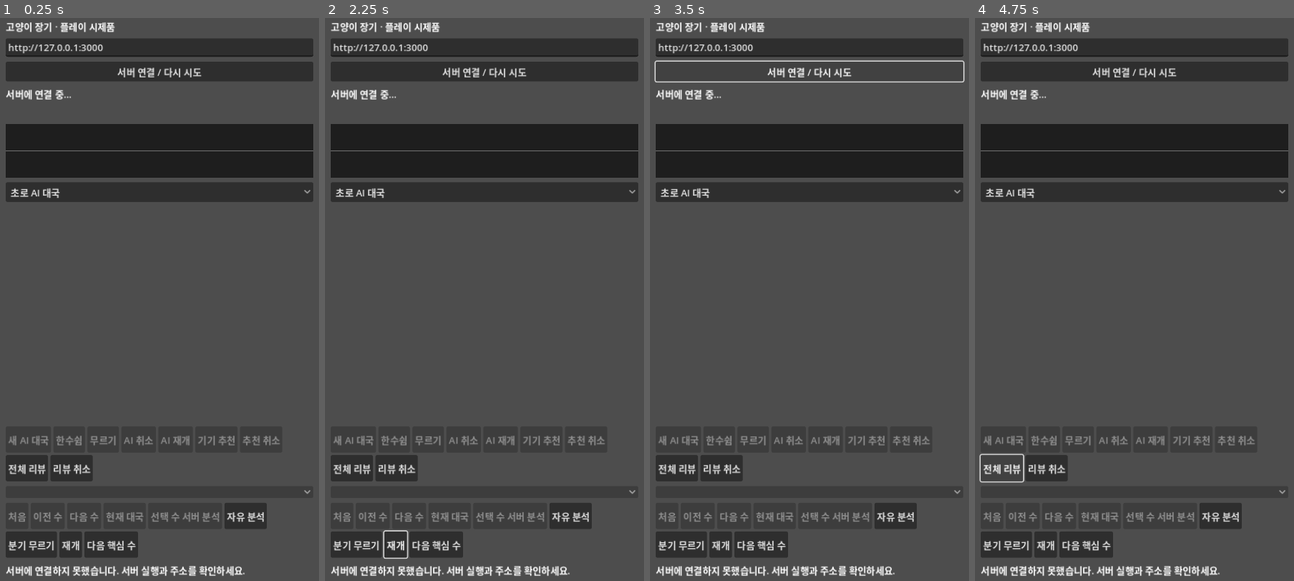
Above: before the commit, frames 1-4 (left to right).
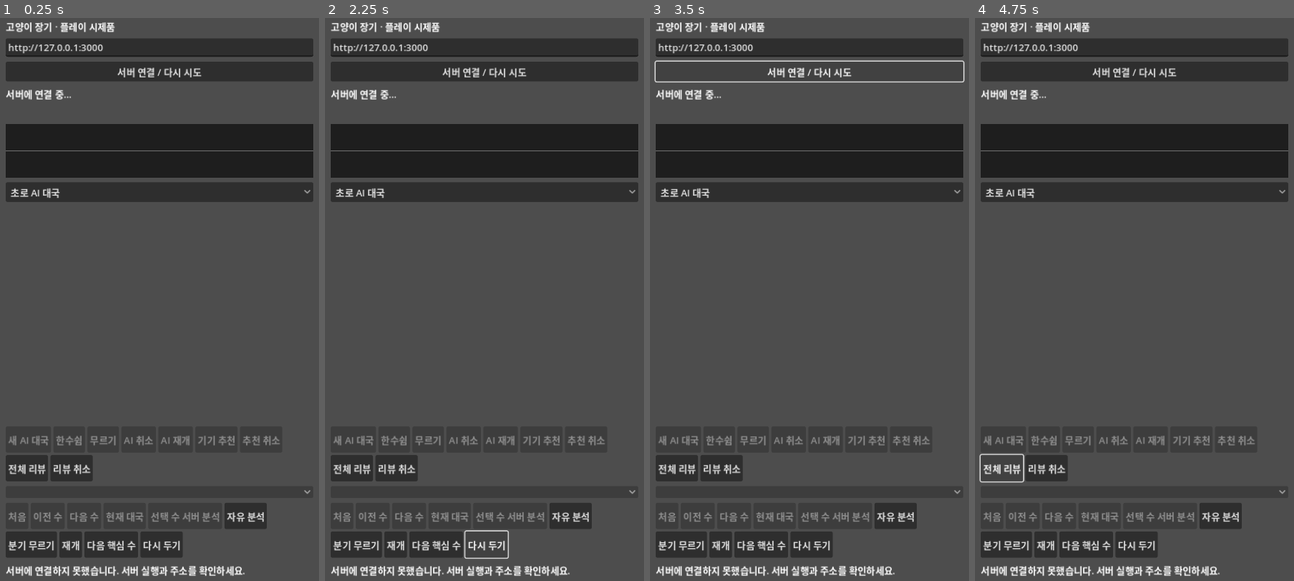
Above: after the commit, the same moments.

Repository: YU-Kangg/janggiAI
Game: Godot game, scene res://main.tscn
Same seed, same stepped clock (60 frames per second), same inputs: the game is played once before the commit and once after it.
Inputs (mouse positions are in pixels of both pictures, inside the frame that each line leads up to):
- Up to frame 1 (0.25 s): no input
- Up to frame 2 (2.25 s): click "자유 분석" at 0.5 s; click "재개" at 1.25 s; click (487, 547) at 2 s, where only the run after the commit has a clickable "다시 두기"
- Up to frame 3 (3.5 s): click "서버 연결 / 다시 시도" at 2.75 s
- Up to frame 4 (4.75 s): click "초로 AI 대국" at 3.5 s; click "전체 리뷰" at 4.25 s

The runs differ from the first frame. In frame 1, 0.6% of the frame differs, in the area x 44-58%, y 91-96%; in frame 2, 0.3%; in frame 3, 0.6%; in frame 4, 0.6%.

Commit message:
feat(review): 핵심 장면 다시 두기 추가

Diff:
--- a/godot/main.gd
+++ b/godot/main.gd
@@ -40,6 +40,10 @@
 var full_review_cancel := Button.new()
 var evaluation_graph = EvaluationGraph.new()
 var next_key_move_button := Button.new()
+var retry_button := Button.new()
+var retry_mode := false
+var retry_review_ply := -1
+var retry_expected_move := ""
 var device_engine = LocalEngine.new()
 var device_recommend := Button.new()
 var device_cancel := Button.new()
@@ -138,6 +142,10 @@
 	next_key_move_button.custom_minimum_size.y = 44
 	next_key_move_button.pressed.connect(next_key_move)
 	navigation.add_child(next_key_move_button)
+	retry_button.text = "다시 두기"
+	retry_button.custom_minimum_size.y = 44
+	retry_button.pressed.connect(start_retry)
+	navigation.add_child(retry_button)
 	message.autowrap_mode = TextServer.AUTOWRAP_WORD_SMART
 	column.add_child(message)
 	new_game_dialog.dialog_text = "공유 중인 현재 대국을 지우고 새 AI 대국을 시작할까요?"
@@ -225,7 +233,12 @@
 			variation = payload
 			variation_moves = payload.variation.moves.duplicate()
 			selected = ""
-			message.text = "자유 분석 중 · 초와 한을 번갈아 둘 수 있습니다."
+			if retry_mode and variation_moves.size() == 1:
+				message.text = "다시 두기 성공 · 최선 수를 찾았습니다." if variation_moves[0] == retry_expected_move else "다시 시도해 보세요 · 더 좋은 수가 있습니다."
+			elif retry_mode:
+				message.text = "다시 두기 · 이 장면에서 더 좋은 수를 찾아보세요."
+			else:
+				message.text = "자유 분석 중 · 초와 한을 번갈아 둘 수 있습니다."
 			schedule_variation_evaluation()
 		render_board()
 		return
@@ -319,11 +332,28 @@
 func start_variation() -> void:
 	if pending or review.is_empty() or not variation.is_empty():
 		return
+	retry_mode = false
+	retry_review_ply = -1
+	retry_expected_move = ""
+	start_variation_at(view_ply())
+
+func start_variation_at(base_ply: int) -> void:
 	cancel_device_recommendation(false)
 	clear_review_analysis()
-	variation_start_ply = view_ply()
+	variation_start_ply = base_ply
 	variation_moves = []
 	send("variation", {"revision": state.revision, "basePly": variation_start_ply, "moves": variation_moves})
+
+func start_retry() -> void:
+	if pending or review.is_empty() or not variation.is_empty() or view_ply() < 1:
+		return
+	var cached := cached_review_result(view_ply())
+	if cached.is_empty():
+		return
+	retry_mode = true
+	retry_review_ply = view_ply()
+	retry_expected_move = str(cached.recommendedMove)
+	start_variation_at(retry_review_ply - 1)
 
 func play_variation_move(move: String) -> void:
 	if pending or variation.is_empty() or not variation.legalMoves.has(move):
@@ -344,6 +374,9 @@
 		return
 	cancel_device_recommendation(false)
 	clear_variation()
+	retry_mode = false
+	retry_review_ply = -1
+	retry_expected_move = ""
 	selected = ""
 	message.text = "복기를 재개했습니다."
 	render_board()
@@ -659,3 +692,4 @@
 	variation_undo.disabled = pending or variation.is_empty() or variation_moves.is_empty()
 	variation_resume.disabled = pending or variation.is_empty()
 	next_key_move_button.disabled = pending or review.is_empty() or not variation.is_empty() or next_key_ply(view_ply()) < 0
+	retry_button.disabled = pending or review.is_empty() or not variation.is_empty() or view_ply() < 1 or cached_review_result(view_ply()).is_empty()
--- a/godot/smoke.gd
+++ b/godot/smoke.gd
@@ -85,6 +85,15 @@
 	check(app.analysis_stage == 1 and app.analysis_preview.fen == app.review_analysis.beforeFen, "recommendation source highlight")
 	await create_timer(0.6).timeout
 	check(app.analysis_stage == 2 and app.analysis_preview.fen == app.review_analysis.recommendedFen, "recommended piece movement")
+	var retry_move: String = app.review_analysis.recommendedMove
+	app.start_retry()
+	await wait_idle()
+	check(app.retry_mode and app.variation_start_ply == 0 and app.variation.moves.size() == 0, "retry starts before reviewed move")
+	app.play_variation_move(retry_move)
+	await wait_idle()
+	check(app.message.text.contains("성공") and app.variation_moves == [retry_move], "retry best-move feedback")
+	app.resume_review()
+	check(app.review.moves.size() == 1 and not app.retry_mode, "retry resumes reviewed move")
 	app.start_variation()
 	await wait_idle()
 	check(not app.variation.is_empty() and app.variation_start_ply == 1, "variation starts from review position")
Not shown, changed: PROGRESS.md
Not shown, changed: godot/README.md
